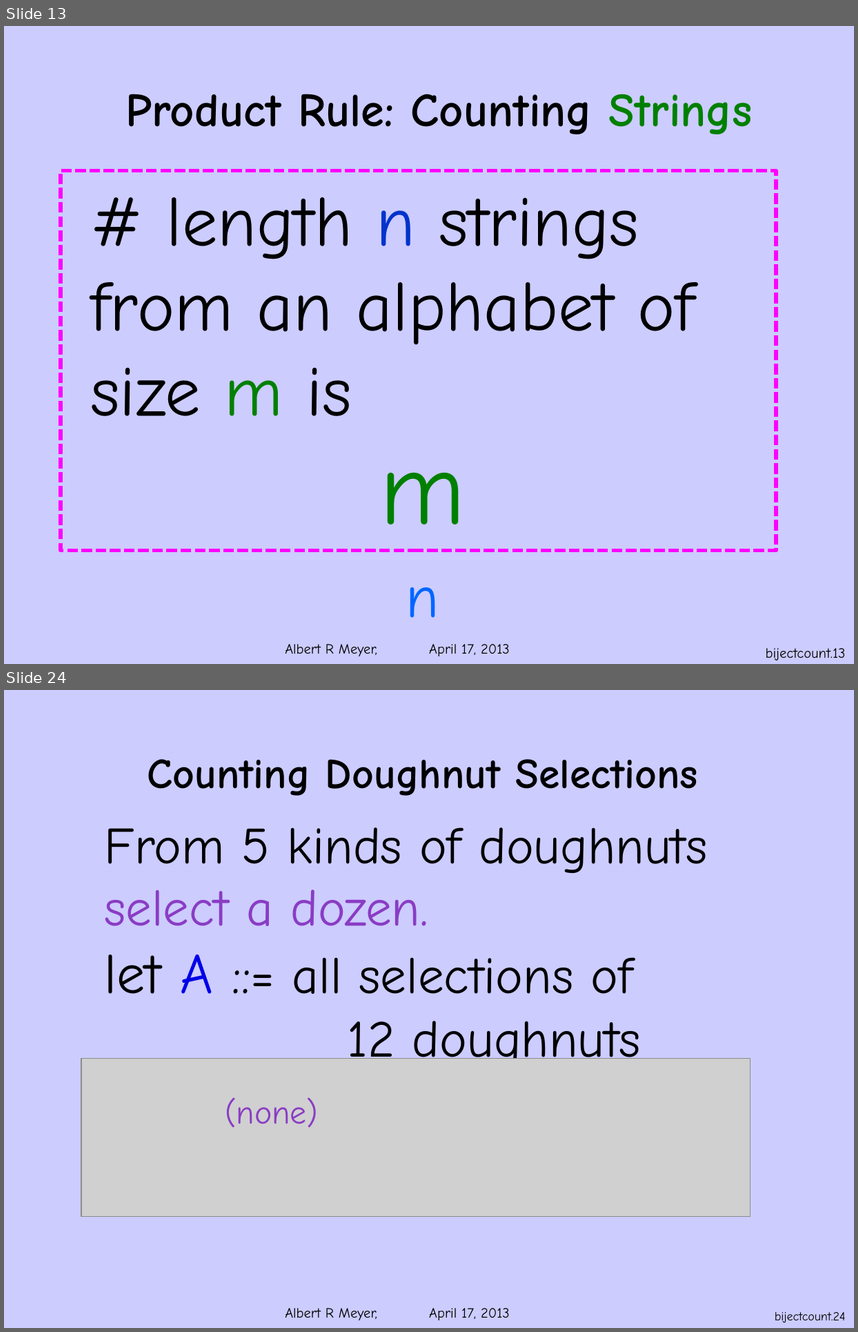
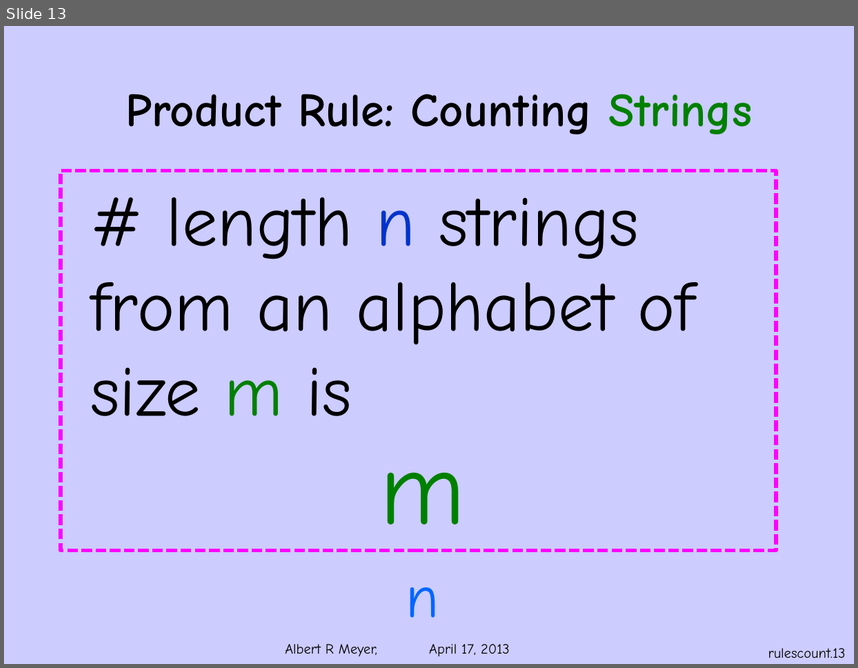
Before and after one commit to armeyer/mcs_web, a slide deck: spring13/slides13/counting.pptx. Shown one above the other, each under a label of ours: slides 13 and 24 before the commit, slide 13 after it; the slides between them are not shown. The pictures are 858x1332 and 858x668 pixels, drawn with LibreOffice and Linux fonts; fonts in the diff are those of the drawing; grey boxes stand for pictures; background and template pictures are left out. Boxes give left, top, right and bottom in pixels: in the first picture for what was removed or moved away, otherwise in the second. Text is boxed around its words. In the diff, an @@ line names an element or a change of style, - is before the commit and + after.

Commit message:
split counting.pptx into counting-rules and bijection-count

```diff
--- a/spring13/slides13/counting.pptx
+++ b/spring13/slides13/counting.pptx
@@ slide 24 removed at [4,690,854,1328], background #CCCCFF; not listed: 1 template element that a slide beside it also shows @@
@@ title removed at [147,759,698,796] @@
-Counting Doughnut Selections
@@ text removed at [105,827,707,926] @@
-From 5 kinds of doughnuts
-select a dozen.
@@ text removed at [105,954,641,1073] @@
-let A ::= all selections of
-12 doughnuts
@@ picture removed at [81,1058,751,1215] @@
@@ text removed at [225,1097,318,1127] @@
-(none)
@@ page number removed at [775,1312,846,1323] @@
-bijectcount.24
@@ page number at [769,648,846,657]: text changed @@
-bijectcount.13
+rulescount.13
```
Also in this commit, not shown: 3 slides changed, 14 other slides removed, 2 other files.
